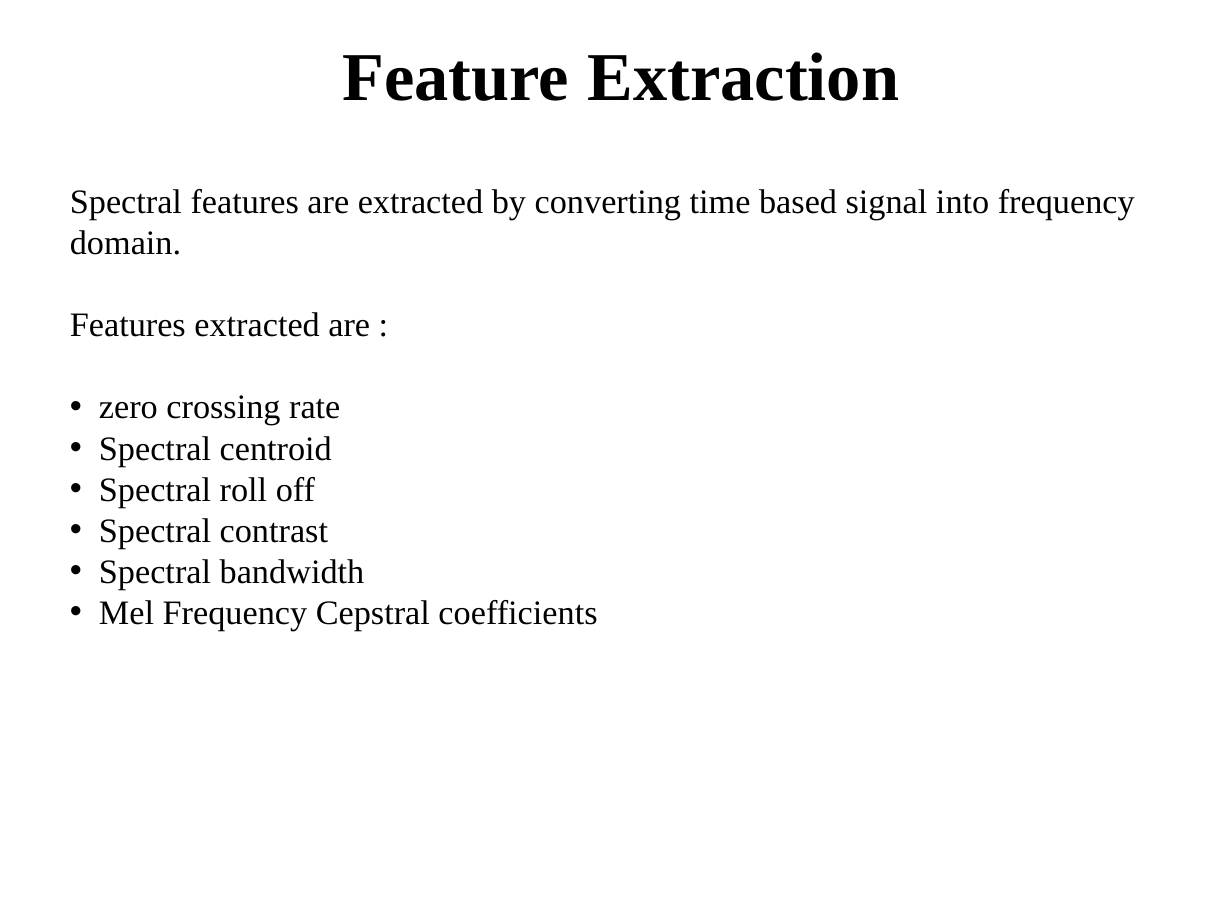
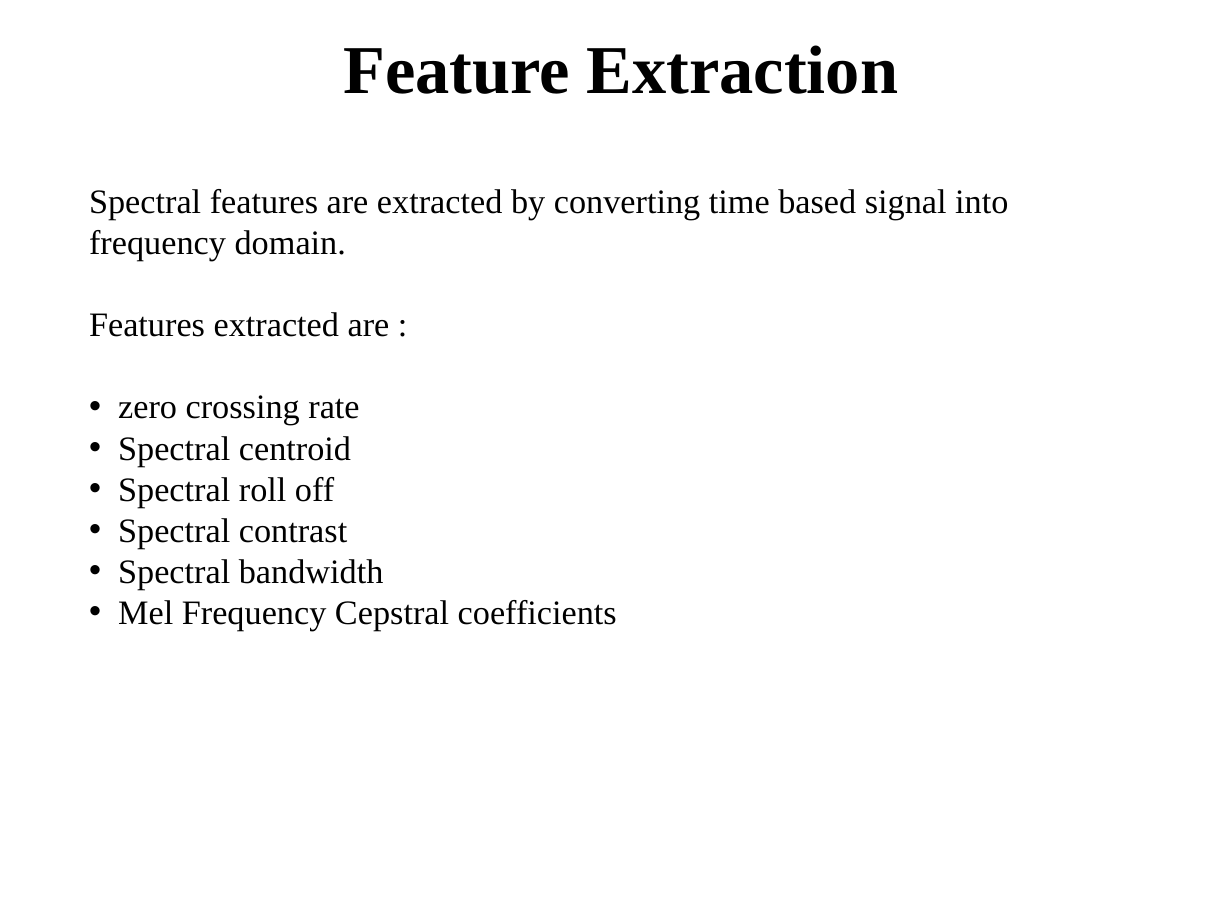
Before and after one commit to thanmai59/BVRITHYDERABAD, a slide deck: slide 6 of CSE/CSE Major Projects - 2017_21/Music Genre Classification using ML algorithms/FinalReview.pptx (slide 4 before the commit). Drawn at 1232x924 pixels with LibreOffice and Linux fonts; fonts in the diff are those of the drawing; background and template pictures are left out. Boxes give left, top, right and bottom in pixels: in the first picture for what was removed or moved away, otherwise in the second. Text is boxed around its words. In the diff, an @@ line names an element or a change of style, - is before the commit and + after.

```diff
--- a/CSE/CSE Major Projects - 2017_21/Music Genre Classification using ML algorithms/FinalReview.pptx
+++ b/CSE/CSE Major Projects - 2017_21/Music Genre Classification using ML algorithms/FinalReview.pptx
@@ text "Feature Extraction": place and size @@
-text "Feature Extraction" at [342, 52, 899, 101]
+text "Feature Extraction" at [343, 45, 898, 94]
@@ text "Spectral features are extracted by ..." rewrapped from [70, 189, 1135, 631] to [89, 189, 1008, 631] @@
```
Also in this commit, not shown: 7 other slides changed, 4 slides added.
